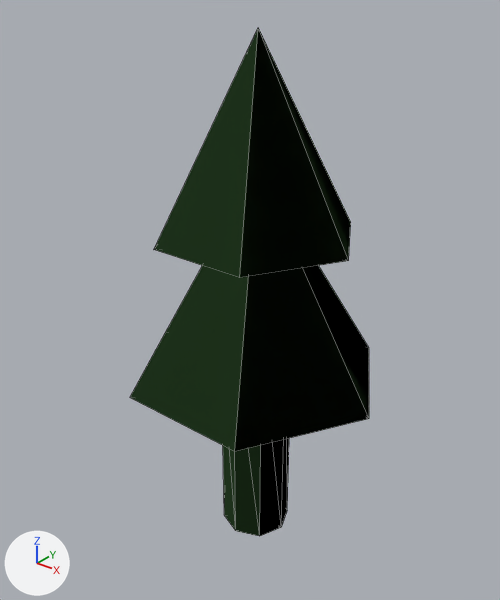
One commit to the glTF model public/model/quaternius/nature/WillowTree.glb: the scene before it, then after it.
Before and after are seen from a camera (50 mm lens) standing at (2.28, -2.91, 3.43) and looking at (-0.05, 0.0, 1.63). Lighting does not change. The marker at lower left points along +X, +Y and +Z. The picture after the commit comes second. Mesh edges are drawn as thin lines. Vertices at exactly the same position are counted once.

Names of what the first picture shows: 'filler_WillowTree'.
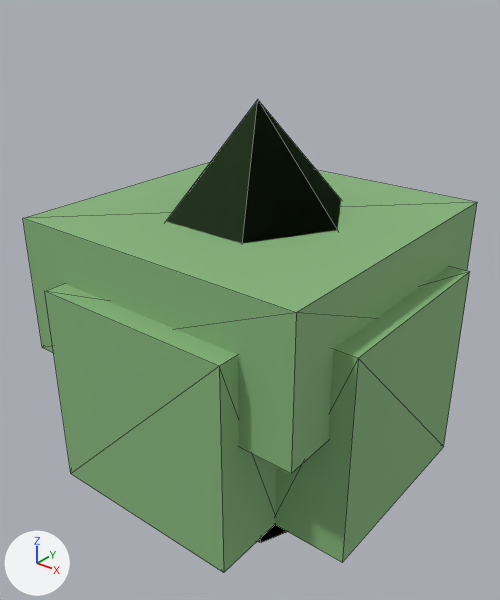
Diff of the bpy script that builds the scene:
```diff
--- a/public/model/quaternius/nature/WillowTree.glb.py
+++ b/public/model/quaternius/nature/WillowTree.glb.py
@@ me_willowtree @@
 # used by ob_filler_willowtree; location = (0.0, 0.0, 0.0)
-me_willowtree.from_pydata(...)  # 32 vertices, 48 faces; spans x -0.8..0.8, y -0.69..0.69, z 0.0..3.15
+me_willowtree.from_pydata(...)  # 65 vertices, 98 faces; spans x -1.02..1.02, y -1.02..1.02, z 0.0..2.8
+# me_willowtree part 1: the loose piece of 18 vertices spanning x -0.22..0.22, y -0.22..0.22, z 0.0..1.5 is scaled about the mesh origin by (1.27, 1.27, 1.07)
+# me_willowtree part 2: a new loose piece, a box spanning x -0.9..0.9, y -0.9..0.9, z 1.4..2.2, in mat_nature_willowtree_material (green #86b57c)
+# me_willowtree part 3: a new loose piece, a box spanning x 0.57..1.02, y -0.6..0.6, z 0.7..1.9, in mat_nature_willowtree_material (green #86b57c)
+# me_willowtree part 4: a new loose piece, a box spanning x -0.6..0.6, y -1.02..-0.57, z 0.7..1.9, in mat_nature_willowtree_material (green #86b57c)
+# me_willowtree part 5: a new loose piece, a 6-sided cone pointing to +z spanning x -0.7..0.7, y -0.61..0.61, z 2.0..2.8, in mat_nature_willowtree_material (green #86b57c)
+# me_willowtree part 6: the loose piece of 7 vertices spanning x -0.6..0.6, y -0.52..0.52, z 2.05..3.15 is deleted
+# me_willowtree part 7: the loose piece of 7 vertices spanning x -0.8..0.8, y -0.69..0.69, z 1.15..2.45 is deleted
+# other edits to the shape of me_willowtree do not show in these pictures
 me_willowtree.materials.append(mat_nature_willowtree_material)
```

Boxes (x1, y1, x2, y2) around the edits, measured in the pictures (500 x 600 px; the box of a moved part takes in the faces that stretch with it):
'filler_WillowTree', reshaped (90% wider, 7% shorter): before (130, 28, 369, 536); after (23, 100, 477, 573)
part 1 of me_willowtree, moved or reshaped (mostly hidden afterwards): before (223, 438, 289, 536); after (257, 525, 287, 543)
part 2 of me_willowtree, added (green): after (23, 162, 477, 474)
part 3 of me_willowtree, added (green): after (275, 266, 470, 562)
part 4 of me_willowtree, added (green): after (45, 283, 276, 573)
part 5 of me_willowtree, added: after (166, 100, 341, 244)
part 6 of me_willowtree, deleted: before (154, 28, 351, 278)
part 7 of me_willowtree, deleted: before (130, 266, 369, 451)
